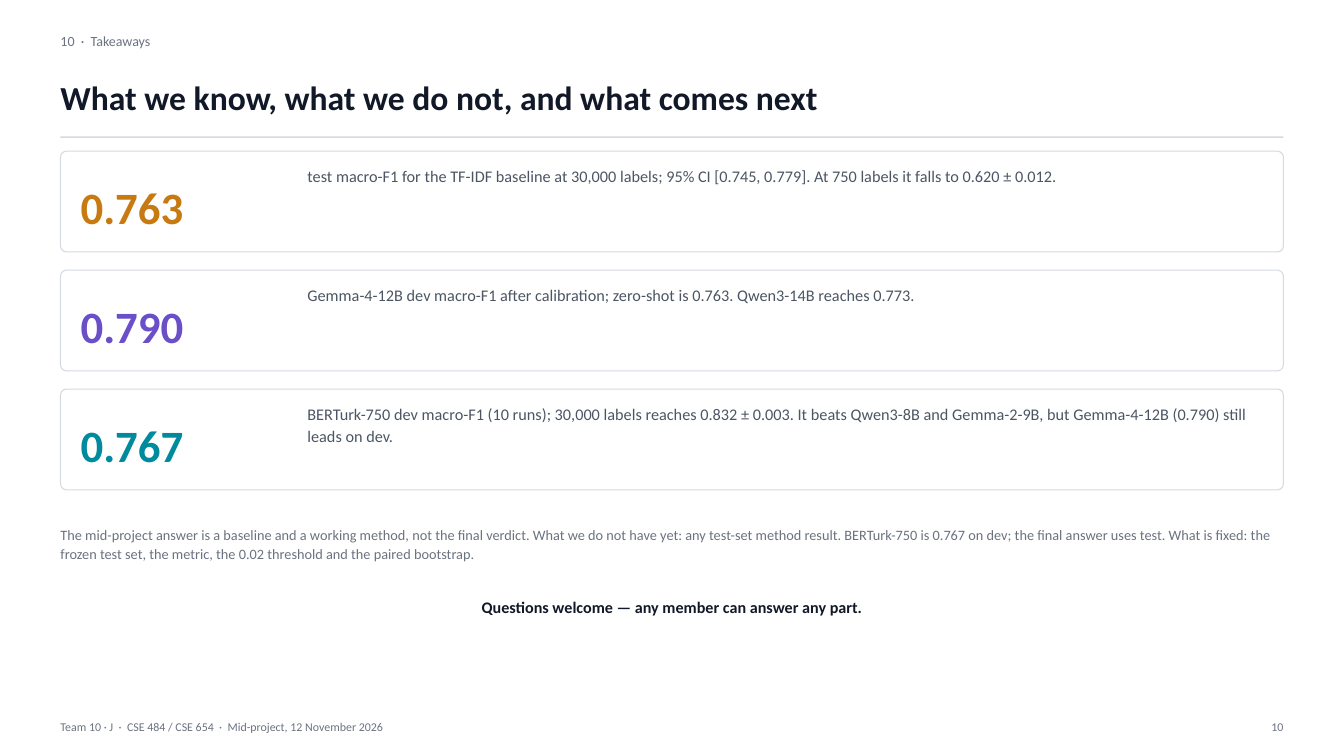
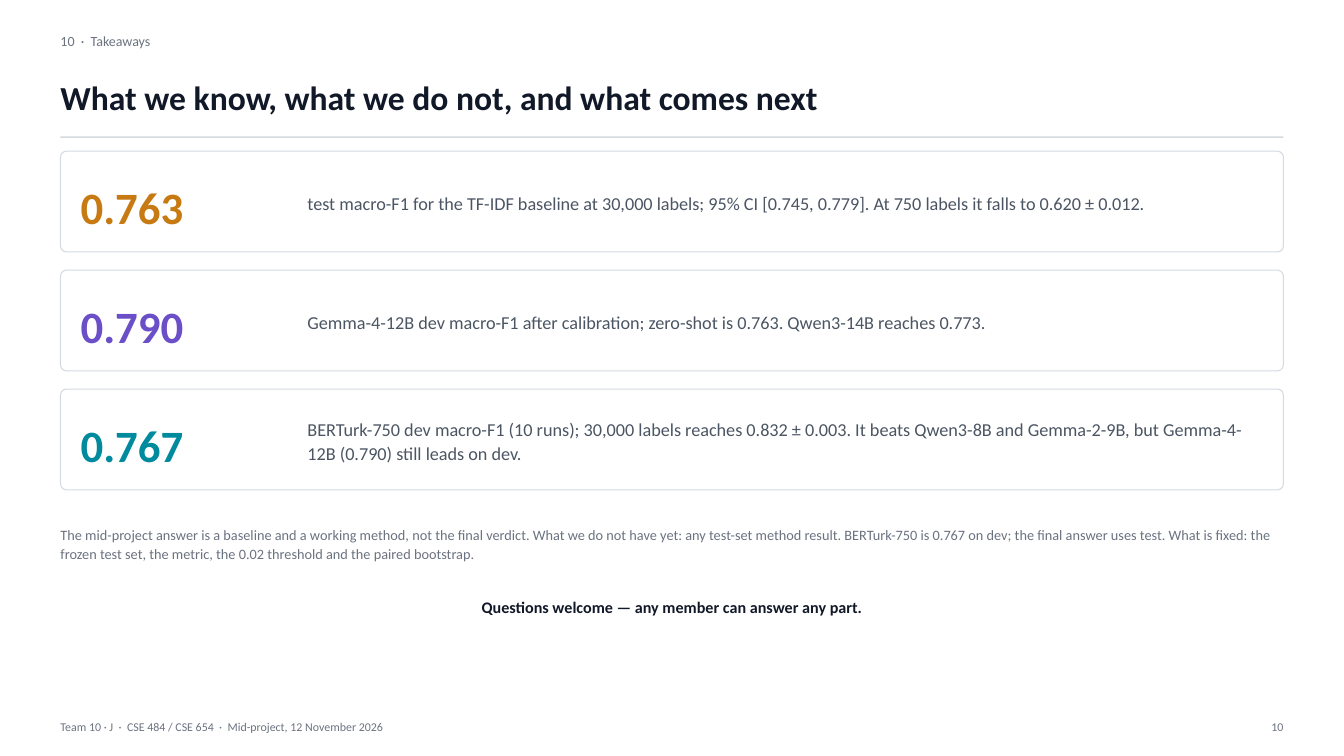
Before and after one commit to VesileHann/offenseval-tr-midproject, a slide deck: slide 10 of paper/Team10_MidProject.pptx. Drawn at 1344x756 pixels with LibreOffice and Linux fonts; fonts in the diff are those of the drawing. Boxes give left, top, right and bottom in pixels: in the first picture for what was removed or moved away, otherwise in the second. Text is boxed around its words. In the diff, an @@ line names an element or a change of style, - is before the commit and + after.

```diff
--- a/paper/Team10_MidProject.pptx
+++ b/paper/Team10_MidProject.pptx
@@ size 11.6 to 13 pt; vertical alignment top to middle in 3 elements at (x1=307, y1=197, x2=1144, y2=213), (x1=307, y1=316, x2=986, y2=332), (x1=307, y1=423, x2=1242, y2=463) @@
```
Also in this commit, not shown: 8 other slides changed, 1 other file.
